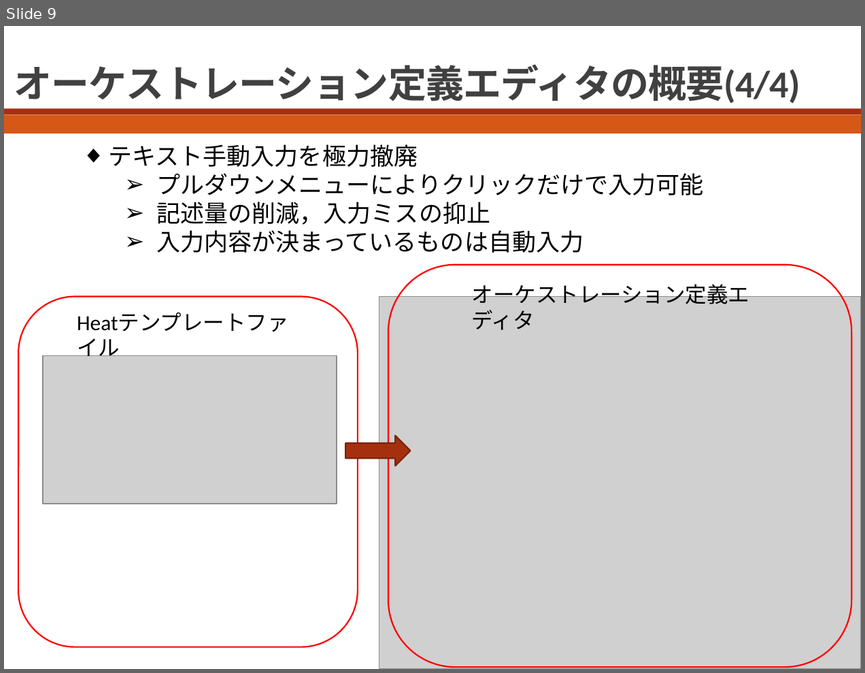
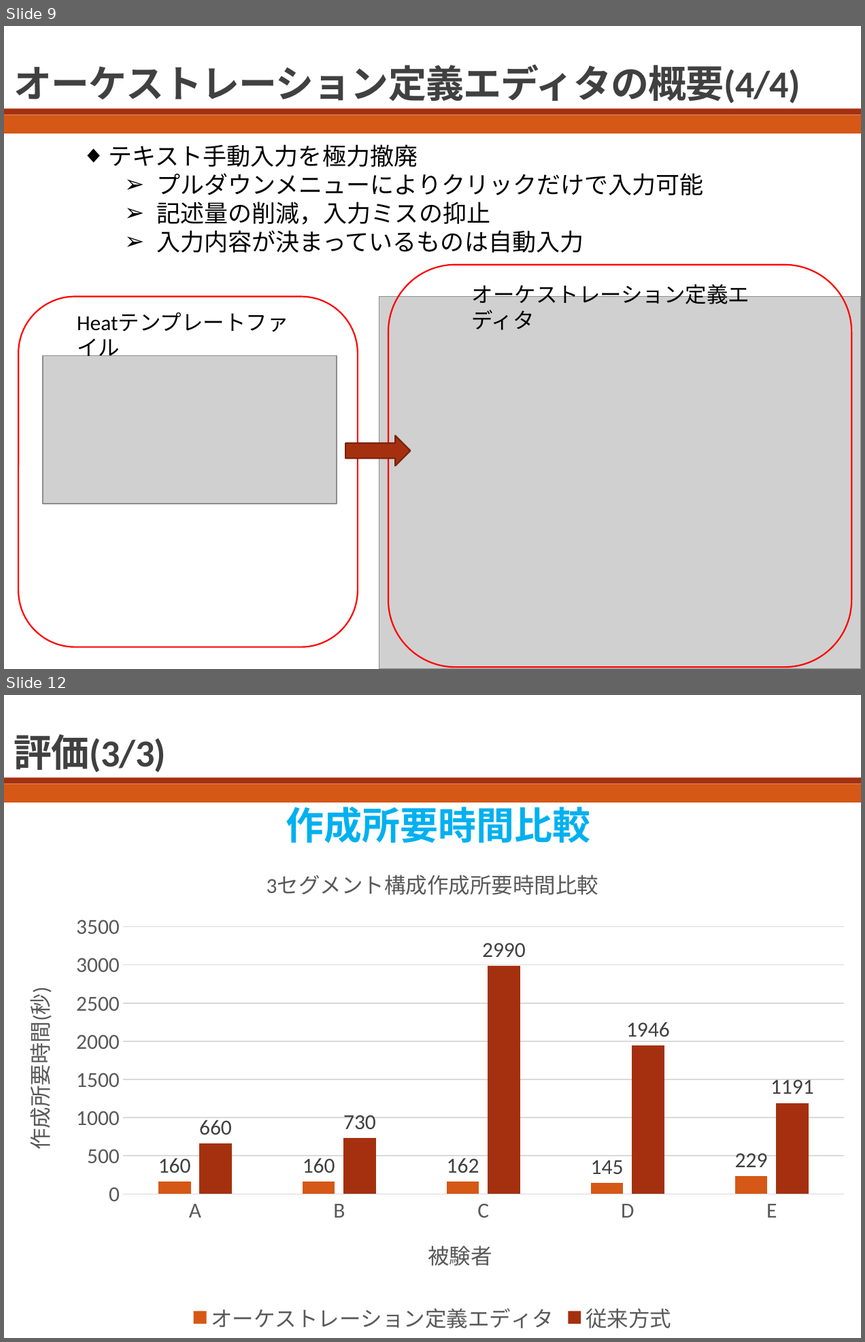
Before and after one commit to bokuhide/GUIToolCreate, a slide deck: 卒業論文本体/発表用スライド_川口.pptx. Shown one above the other, each under a label of ours: slide 9 before the commit, slides 9 and 12 after it; the slides between them are not shown. The pictures are 865x673 and 865x1342 pixels, drawn with LibreOffice and Linux fonts; fonts in the diff are those of the drawing; grey boxes stand for pictures. Boxes give left, top, right and bottom in pixels: in the first picture for what was removed or moved away, otherwise in the second. Text is boxed around its words. In the diff, an @@ line names an element or a change of style, - is before the commit and + after.

```diff
--- a/卒業論文本体/発表用スライド_川口.pptx
+++ b/卒業論文本体/発表用スライド_川口.pptx
@@ slide 12 added at <box>4,695,861,1338</box>, background #FFFFFF; not listed: 2 template elements that a slide beside it also shows @@
@@ text added at <box>14,734,166,773</box>, 32 pt, text #404040, bold @@
+評価(3/3)
@@ text added at <box>286,801,590,843</box>, 32 pt, text #00B0F0, bold @@
+  作成所要時間比較
@@ column chart added at <box>4,850,861,1337</box> @@
+title "3セグメント構成作成所要時間比較 "
+categories: A, B, C, D, E
+オーケストレーション定義エディタ: 160, 160, 162, 145, 229
+従来方式: 660, 730, 2990, 1946, 1191
```
Also in this commit, not shown: 8 slides changed, 4 other files.
